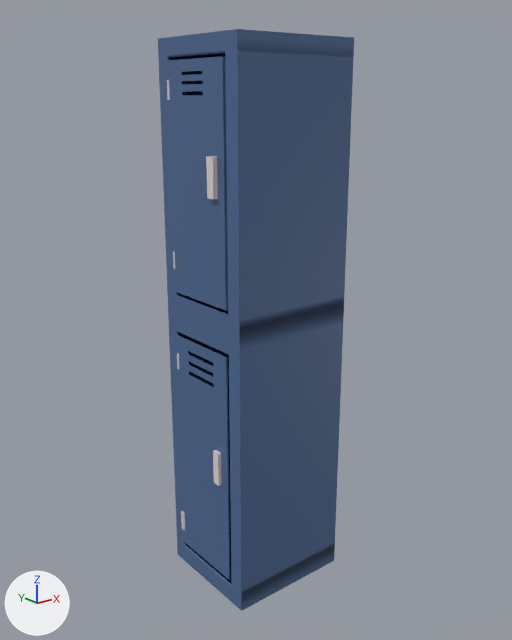
The FBX model Time_1/Assets/Models/Itens/armario_fechado.fbx as it was, and as the next commit left it.
Before and after are seen from a camera (50 mm lens) standing at (-2.07, -5.94, 2.38) and looking at (0.0, -3.35, 1.35). Lighting does not change. The marker at lower left points along +X, +Y and +Z. Where no turn or scale is listed for an object, it has been applied to the vertices.
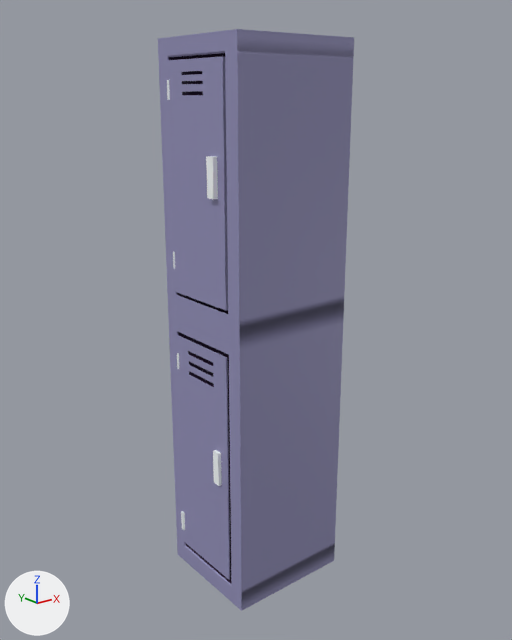
The newer file is also turned or shifted as a whole; pictures and numbers use the older file's frame.

Changed parts and their boxes [x1, y1, x2, y2] in the pictures (512 x 640 px):
part 1 of me_cube_007, recoloured: [158, 29, 354, 611] in both
part 2 of me_cube_007, recoloured (grey to white): [167, 80, 222, 530] in both
part 3 of me_cube_007, recoloured: [169, 53, 232, 584] in both

What the commit changed:
Material 'Armario' (mat_armario) is new.
Its base color is (0.287, 0.275, 0.479) (blue #928fb8).
Material 'Branco_f' (mat_branco_f) is new.
Its base color is (0.956, 1.0, 1.0) (white #faffff).
Material 'Armario_dentro' (mat_armario_dentro) is new.
Its base color is (0.0409, 0.0222, 0.0612) (dark purple #392946).
Its roughness is 0.0.
me_cube_007 has 454 vertices, 392 faces and spans x -0.02..0.64, y -0.5..0.07, z -2.42..0.21.
me_cube_007 is used by ob_cube_001; location (-0.326, -3.136, 2.417).
me_cube_007 part 1: all 228 faces that had it switch from mat_material_002 (blue #4c6892) to mat_armario (blue #928fb8).
me_cube_007 part 2: all 72 faces that had it switch from mat_manga_001 (light grey #e2dad4) to mat_branco_f (white #faffff).
me_cube_007 part 3: all 92 faces that had it switch from mat_material_001 (dark blue #112341) to mat_armario_dentro (dark purple #392946).
